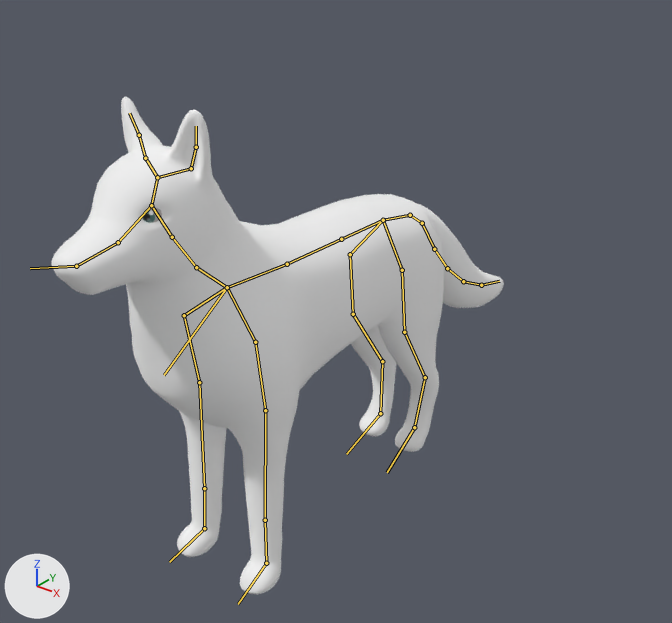
The glTF model models/gltf/dogtest.glb, before and after one commit.
One viewpoint serves both versions: a 50 mm camera at (4.68, -5.21, 3.34) aimed at (0.24, 0.34, -0.1). Lighting does not change. The marker at lower left points along +X, +Y and +Z. The bones that bend it are drawn over the model as lines.

Objects in the first picture: 'dogBody', 'dogOutline'.
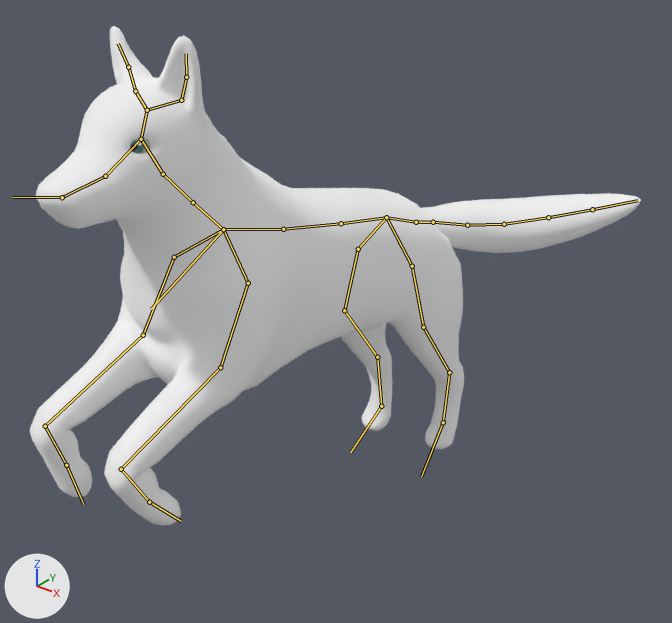
The newer file adds an action. The first version stands in its rest pose; the second is drawn at frame 15 of the action 'jump'.

What the commit changed:
Bone 'Bone' (bone_bone) moves from (0.0, 0.0, 0.0) to (0.0, 0.31, -0.35).
Bone 'Bone' (bone_bone) turns from (0, 0, 0) to (-3, 0, 0) degrees about its own x, y and z.
Bone 'Bone.011' (bone_bone_011) turns from (0, 0, 0) to (11, 0, 1) degrees about its own x, y and z.
Bone 'Bone.012' (bone_bone_012) turns from (0, 0, 0) to (-7, 0, 0) degrees about its own x, y and z.
Bone 'Bone.001' (bone_bone_001) moves from (0.0, 0.0, 0.0) to (-0.35, -0.27, 0.17).
Bone 'Bone.001' (bone_bone_001) turns from (0, 0, 0) to (6, -8, 0) degrees about its own x, y and z.
Bone 'Bone.002' (bone_bone_002) turns from (0, 0, 0) to (26, 0, 0) degrees about its own x, y and z.
Bone 'Bone.003' (bone_bone_003) turns from (0, 0, 0) to (29, 4, 1) degrees about its own x, y and z.
Bone 'Bone.004' (bone_bone_004) turns from (0, 0, 0) to (-97, -3, -5) degrees about its own x, y and z.
Bone 'Bone.005' (bone_bone_005) turns from (0, 0, 0) to (-78, 0, -7) degrees about its own x, y and z.
Bone 'Bone.006' (bone_bone_006) turns from (0, 0, 0) to (3, 7, 0) degrees about its own x, y and z.
Bone 'Bone.007' (bone_bone_007) turns from (0, 0, 0) to (29, -2, 3) degrees about its own x, y and z.
Bone 'Bone.008' (bone_bone_008) turns from (0, 0, 0) to (23, -10, 0) degrees about its own x, y and z.
Bone 'Bone.009' (bone_bone_009) turns from (0, 0, 0) to (-90, 2, 11) degrees about its own x, y and z.
Bone 'Bone.010' (bone_bone_010) turns from (0, 0, 0) to (-61, 4, -5) degrees about its own x, y and z.
Bone 'Bone.017' (bone_bone_017) moves from (0.0, 0.0, 0.0) to (0.0, -0.02, 0.47).
Bone 'Bone.017' (bone_bone_017) turns from (0, 0, 0) to (-13, 0, 0) degrees about its own x, y and z.
Bone 'Bone.018' (bone_bone_018) turns from (0, 0, 0) to (1, 0, -2) degrees about its own x, y and z.
Bone 'Bone.019' (bone_bone_019) turns from (0, 0, 0) to (2, 0, -2) degrees about its own x, y and z.
Bone 'Bone.020' (bone_bone_020) turns from (0, 0, 0) to (0, 0, -2) degrees about its own x, y and z.
Bone 'Bone.021' (bone_bone_021) turns from (0, 0, 0) to (30, 1, -1) degrees about its own x, y and z.
Bone 'Bone.022' (bone_bone_022) turns from (0, 0, 0) to (19, 14, -9) degrees about its own x, y and z.
Bone 'Bone.023' (bone_bone_023) turns from (0, 0, 0) to (6, 14, -11) degrees about its own x, y and z.
Bone 'Bone.024' (bone_bone_024) turns from (0, 0, 0) to (4, 5, -9) degrees about its own x, y and z.
Bone 'Bone.025' (bone_bone_025) turns from (0, 0, 0) to (-5, 0, -4) degrees about its own x, y and z.
Bone 'Bone.026' (bone_bone_026) turns from (0, 0, 0) to (0, -1, -9) degrees about its own x, y and z.
Bone 'Bone.019_L' (bone_bone_019_l) turns from (0, 0, 0) to (15, 10, 15) degrees about its own x, y and z.
Bone 'Bone.019_L.001' (bone_bone_019_l_001) turns from (0, 0, 0) to (-3, 2, -8) degrees about its own x, y and z.
Bone 'Bone.019_L.002' (bone_bone_019_l_002) turns from (0, 0, 0) to (-4, 3, 0) degrees about its own x, y and z.
Bone 'Bone.019_L.003' (bone_bone_019_l_003) turns from (0, 0, 0) to (2, -5, 0) degrees about its own x, y and z.
Bone 'Bone.019_L.004' (bone_bone_019_l_004) turns from (0, 0, 0) to (10, -1, 13) degrees about its own x, y and z.
Bone 'Bone.019_R' (bone_bone_019_r) turns from (0, 0, 0) to (13, -12, -13) degrees about its own x, y and z.
Bone 'Bone.019_R.001' (bone_bone_019_r_001) turns from (0, 0, 0) to (-12, 3, 21) degrees about its own x, y and z.
Bone 'Bone.019_R.002' (bone_bone_019_r_002) turns from (0, 0, 0) to (5, -1, -15) degrees about its own x, y and z.
Bone 'Bone.019_R.003' (bone_bone_019_r_003) turns from (0, 0, 0) to (6, -5, -7) degrees about its own x, y and z.
Bone 'Bone.019_R.004' (bone_bone_019_r_004) turns from (0, 0, 0) to (13, 7, -2) degrees about its own x, y and z.
Bone 'Bone.027' (bone_bone_027) moves from (0.0, 0.0, 0.0) to (0.01, -0.31, 0.36).
Bone 'Bone.027' (bone_bone_027) turns from (0, 0, 0) to (10, 1, 0) degrees about its own x, y and z.

Boxes (x1, y1, x2, y2) around the edits, measured in the pictures (672 x 623 px):
'dogOutline', posed (35% wider): before (51, 97, 504, 595); after (29, 26, 641, 526)
bone 'Bone', root to tip: before (227, 287) to (196, 267); after (223, 229) to (193, 202)
bone 'Bone.011', root to tip: before (196, 267) to (172, 237); after (193, 202) to (163, 174)
bone 'Bone.012', root to tip: before (172, 237) to (151, 205); after (163, 174) to (141, 139)
bone 'Bone.001', root to tip: before (227, 287) to (255, 342); after (223, 229) to (248, 283)
bone 'Bone.002', root to tip: before (255, 342) to (265, 410); after (248, 283) to (220, 367)
bone 'Bone.003', root to tip: before (265, 410) to (265, 520); after (220, 367) to (121, 469)
bone 'Bone.004', root to tip: before (265, 520) to (266, 563); after (121, 469) to (149, 502)
bone 'Bone.005', root to tip: before (266, 563) to (238, 604); after (149, 502) to (181, 521)
bone 'Bone.006', root to tip: before (227, 287) to (184, 315); after (223, 229) to (174, 257)
bone 'Bone.007', root to tip: before (184, 315) to (199, 382); after (174, 257) to (143, 335)
bone 'Bone.008', root to tip: before (199, 382) to (204, 488); after (143, 335) to (45, 426)
bone 'Bone.009', root to tip: before (204, 488) to (204, 528); after (45, 426) to (66, 465)
bone 'Bone.010', root to tip: before (204, 528) to (169, 562); after (66, 465) to (83, 504)
bone 'Bone.017', root to tip: before (227, 287) to (287, 264); after (223, 229) to (283, 229)
bone 'Bone.018', root to tip: before (287, 264) to (341, 239); after (283, 229) to (341, 223)
bone 'Bone.019', root to tip: before (341, 239) to (383, 220); after (341, 223) to (386, 217)
bone 'Bone.020', root to tip: before (383, 220) to (410, 215); after (386, 217) to (416, 222)
bone 'Bone.021', root to tip: before (410, 215) to (422, 223); after (416, 222) to (433, 222)
bone 'Bone.022', root to tip: before (422, 223) to (434, 249); after (433, 222) to (467, 225)
bone 'Bone.023', root to tip: before (434, 249) to (447, 268); after (467, 225) to (504, 224)
bone 'Bone.024', root to tip: before (447, 268) to (463, 281); after (504, 224) to (548, 217)
bone 'Bone.025', root to tip: before (463, 281) to (481, 285); after (548, 217) to (592, 209)
bone 'Bone.026', root to tip: before (481, 285) to (499, 281); after (592, 209) to (637, 200)
bone 'Bone.019_L', root to tip: before (383, 220) to (402, 270); after (386, 217) to (412, 266)
bone 'Bone.019_L.001', root to tip: before (402, 270) to (404, 332); after (412, 266) to (423, 327)
bone 'Bone.019_L.002', root to tip: before (404, 332) to (425, 377); after (423, 327) to (449, 372)
bone 'Bone.019_L.003', root to tip: before (425, 377) to (414, 427); after (449, 372) to (443, 422)
bone 'Bone.019_L.004', root to tip: before (414, 427) to (387, 472); after (443, 422) to (421, 476)
bone 'Bone.019_R', root to tip: before (383, 220) to (350, 254); after (386, 217) to (358, 249)
bone 'Bone.019_R.001', root to tip: before (350, 254) to (353, 314); after (358, 249) to (344, 310)
bone 'Bone.019_R.002', root to tip: before (353, 314) to (382, 361); after (344, 310) to (377, 357)
bone 'Bone.019_R.003', root to tip: before (382, 361) to (380, 413); after (377, 357) to (381, 406)
bone 'Bone.019_R.004', root to tip: before (380, 413) to (346, 454); after (381, 406) to (350, 452)
bone 'Bone.027', root to tip: before (227, 287) to (164, 375); after (223, 229) to (151, 309)
